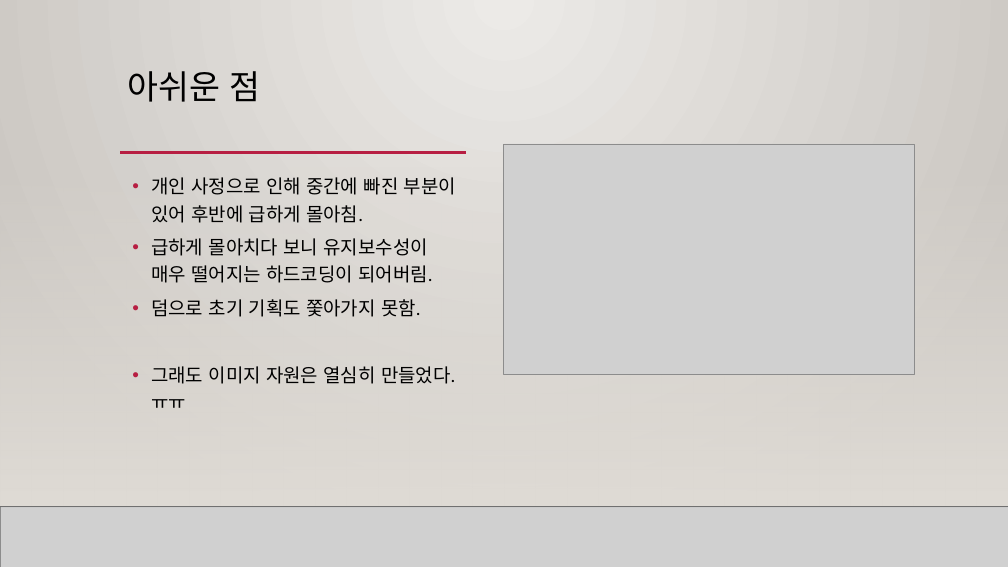
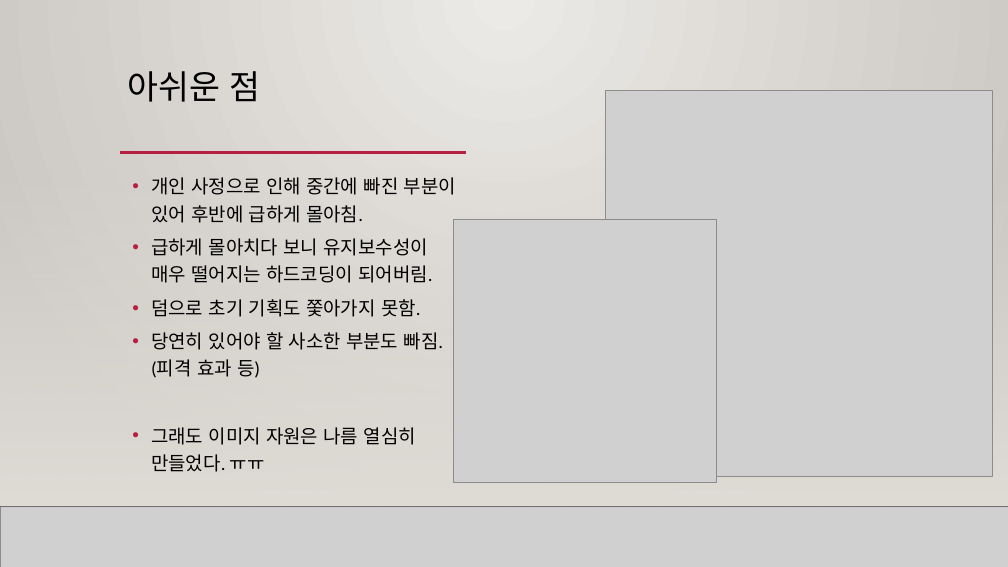
Before and after one commit to UiSai/2D_Game_Project, a slide deck: slide 5 of 2D겜플 최종발표.pptx. Drawn at 1008x567 pixels with LibreOffice and Linux fonts; fonts in the diff are those of the drawing; grey boxes stand for pictures; background and template pictures are left out. Boxes give left, top, right and bottom in pixels: in the first picture for what was removed or moved away, otherwise in the second. Text is boxed around its words. In the diff, an @@ line names an element or a change of style, - is before the commit and + after.

Commit message:
우두머리 크기, 위치 변경
우두머리를 더 크게 만들고 히트박스 역시 크게 만들었습니다.

```diff
--- a/2D겜플 최종발표.pptx
+++ b/2D겜플 최종발표.pptx
@@ picture added at <box>606,90,992,476</box> @@
@@ picture removed at <box>504,144,913,374</box> @@
@@ picture added at <box>454,220,716,482</box> @@
@@ text at <box>151,332,444,472</box>: text changed @@
-• 그래도 이미지 자원은 열심히 만들었다. ㅠㅠ
+• 당연히 있어야 할 사소한 부분도 빠짐.(피격 효과 등)
+• 그래도 이미지 자원은 나름 열심히 만들었다. ㅠㅠ
```
Also in this commit, not shown: 2 other slides changed, 7 other files.
